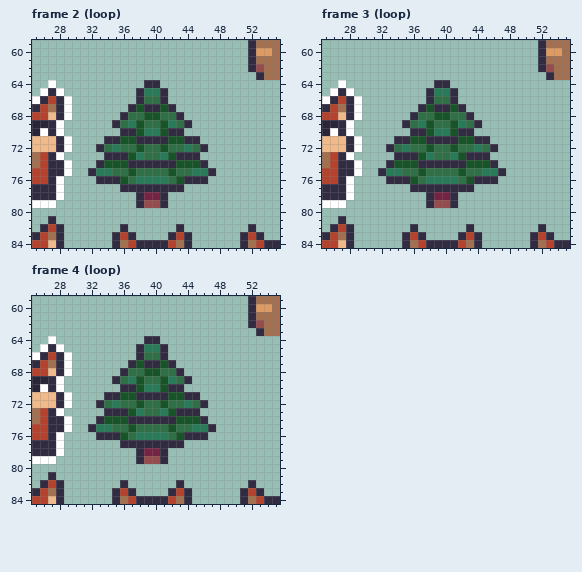
Edited in one commit: pixel-art file (maps/world/FG.ase). Above is the file before it was changed.
144x240 pixels, 6 frames. Shown: frame 2 (loop): x 25..55, y 59..84; frame 3 (loop): x 25..55, y 59..84; frame 4 (loop): x 25..55, y 59..84.
And afterwards:
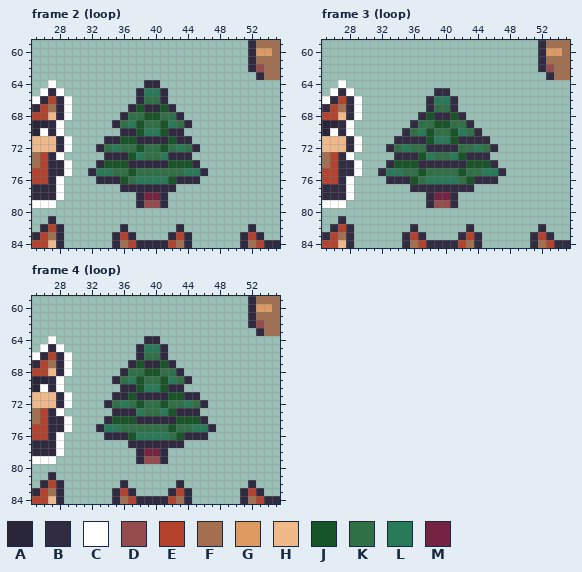
Palette (. is transparent): A #2a2539  B #322c43  C #ffffff  D #964b4c  E #b5422d  F #a36f4e  G #de9a60  H #f0b989  J #175428  K #307047  L #277b58  M #752343
Change:
Frame 2 (loop), layers "ANM", "FIX":
The author changed colour J to colour B in row 71 at x 43; in row 73 at x 42; in row 74 at x 45; in row 76 at x 43.
The author changed colour K to colour B in row 72 at x 45.
The author changed colour L to colour B in row 75 at x 46.
The author changed colour B to colour J in row 74 at x 42.
The author changed colour K to colour J in row 76 at x 42.
The author changed colour J to colour K in row 75 at x 42.
The author changed colour L to colour K in row 72 at x 44.
The author changed colour K to colour L in row 72 at x 43; in row 75 at x 44.
The edit erases colour B in row 71 at x 45; in row 72 at x 46; in row 73 at x 45; in row 74 at x 46; in row 75 at x 47; in row 76 at x 46.
The edit erases colour B in row 77 at x 43.
Frame 3 (loop), layers "ANM", "FIX":
Colour B now appears in row 70 at x 35 and 44.
The author changed colour J to colour B in row 67 at x 38 and 41; in row 68 at x 39 to 40; in row 71 at x 36 to 37 and 42 to 43; in row 72 at x 38 and 41.
The author changed colour K to colour B in row 68 at x 37 and 42; in row 69 at x 36 and 43; in row 72 at x 39 to 40.
The author changed colour L to colour B in row 65 at x 39 to 40.
The author changed colour B to colour J in row 71 at x 38 and 41.
The author changed colour K to colour J in row 68 at x 38 and 41; in row 69 at x 39 to 40.
The author changed colour B to colour K in row 67 at x 39 to 40; in row 70 at x 36 and 43.
The author changed colour J to colour K in row 69 at x 38 and 41.
The author changed colour L to colour K in row 69 at x 37 and 42; in row 70 at x 39 to 40.
The author changed colour B to colour L in row 70 at x 37 and 42; in row 71 at x 39 to 40.
The author changed colour K to colour L in row 66 at x 39 to 40.
The edit erases colour B in row 64 at x 39 to 40; in row 65 at x 38 and 41; in row 67 at x 37 and 42; in row 68 at x 36 and 43; in row 69 at x 35 and 44.
Frame 4 (loop), layers "ANM", "FIX":
The author changed colour J to colour B in row 71 at x 36; in row 73 at x 37; in row 74 at x 34; in row 76 at x 36.
The author changed colour K to colour B in row 72 at x 34.
The author changed colour L to colour B in row 75 at x 33.
The author changed colour B to colour J in row 74 at x 37.
The author changed colour K to colour J in row 76 at x 37.
The author changed colour J to colour K in row 75 at x 37.
The author changed colour L to colour K in row 72 at x 35.
The author changed colour K to colour L in row 72 at x 36; in row 75 at x 35.
The edit erases colour B in row 71 at x 34; in row 72 at x 33; in row 73 at x 34; in row 74 at x 33; in row 75 at x 32; in row 76 at x 33.
The edit erases colour B in row 77 at x 36.
Boxes around the changes in both pictures, in picture pixels (x1, y1, x2, y2):
changed: (168, 136, 216, 192)
changed: (402, 80, 482, 152)
changed: (88, 392, 136, 448)
